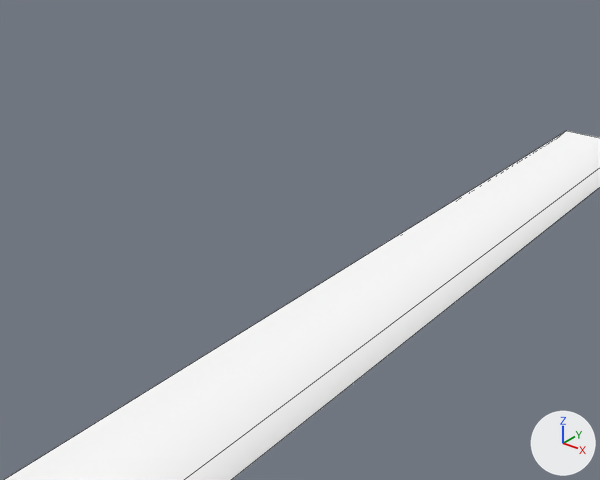
The Blender file resources/3d/rollingstock/caboose/usa/caboose.blend: old version first, new version second.
Before and after are seen from a 50 mm camera at (8.46, -12.48, 8.85) aimed at (-0.66, -1.07, 1.78). Arrows for +X, +Y and +Z are at lower right; the lights stay in place. Mesh edges are drawn as thin lines.
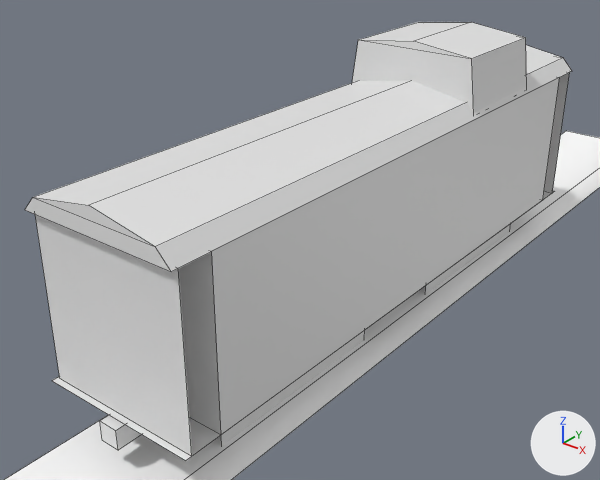
Pixel boxes [x1, y1, x2, y2] of what changed, in the pictures (600 x 480 px):
'Cube', added: after [52, 22, 560, 461]
'Cube.002', added: after [25, 45, 572, 272]
'Plane', added: after [35, 72, 570, 456]
'Cube.000', added: after [100, 224, 510, 450]
'Plane.000', unchanged, covered by the edit: [4, 131, 600, 480] in both

Edits to the bpy script that builds the scene:
```text
Add mat_material:
    mat_material = diffuse_material('Material')
    mat_material.base_color = (0.8, 0.8, 0.8)  # white #e7e7e7
Add mat_1_psd:
    mat_1_psd = principled_material('1.psd')
    mat_1_psd.base_color = (0.8, 0.8, 0.8)  # white #e7e7e7
Add me_cube_000:
    me_cube_000.from_pydata(...)  # 16 vertices, 8 faces; spans x -0.63..0.63, y -0.911..-0.158, z 0.057..1.05
    me_cube_000.materials.append(mat_material)  # its picture is missing
Add me_plane:
    me_plane.from_pydata([(-1.09, -1.15, 0.0), (1.09, -1.15, 0.0), (-1.09, 1.02, 0.0), (1.09, 1.02, 0.0), (-1.09, -1.15, -8.93), (1.09, -1.15, -8.93), (-1.09, 1.02, -8.93), (1.09, 1.02, -8.93)], [], [(0, 1, 3, 2), (4, 6, 7, 5)])
Add me_cube:
    me_cube.from_pydata(...)  # 22 vertices, 13 faces; spans x -1.0..1.0, y -1.41..5.72, z -1.0..1.41
    me_cube.materials.append(mat_1_psd)  # its picture is missing
Add me_cube_002:
    me_cube_002.from_pydata([(-1.0, -1.41, 0.69), (-1.0, 5.72, 0.69), (1.0, 5.72, 0.69), (1.0, -1.41, 0.69), (-0.83, -1.41, 0.84), (-0.83, 5.72, 0.84), (0.83, 5.72, 0.84), (0.83, -1.41, 0.84), (0.01, 5.72, 0.97), (0.01, -1.41, 0.97)], [], [(0, 3, 7, 4), (3, 2, 6, 7), (2, 1, 5, 6), (1, 0, 4, 5), (7, 6, 8, 9), (4, 7, 9), (6, 5, 8), (5, 4, 9, 8)])
Add ob_cube_000:
    ob_cube_000 = bpy.data.objects.new('Cube.000', me_cube_000)
    ob_cube_000.location = (0.0, 0.0, 0.0)
    ob_cube_000.scale = (1.53, 7.11, 1.53)
    _m = ob_cube_000.modifiers.new('Mirror', 'MIRROR')
    _m.use_axis = (False, True, False)
Add ob_plane:
    ob_plane = bpy.data.objects.new('Plane', me_plane)
    ob_plane.location = (0.01, -6.22, 2.58)
    ob_plane.rotation_euler = (1.571, 0.0, 0.0)  # degrees (90, 0, 0)
    ob_plane.scale = (1.38, 1.38, 1.38)
Add ob_cube:
    ob_cube = bpy.data.objects.new('Cube', me_cube)
    ob_cube.location = (-0.02, -3.85, 2.77)
    ob_cube.scale = (1.53, 1.77, 1.77)
Add ob_cube_002:
    ob_cube_002 = bpy.data.objects.new('Cube.002', me_cube_002)
    ob_cube_002.location = (-0.02, -3.85, 2.77)
    ob_cube_002.scale = (1.53, 1.77, 1.77)
```
